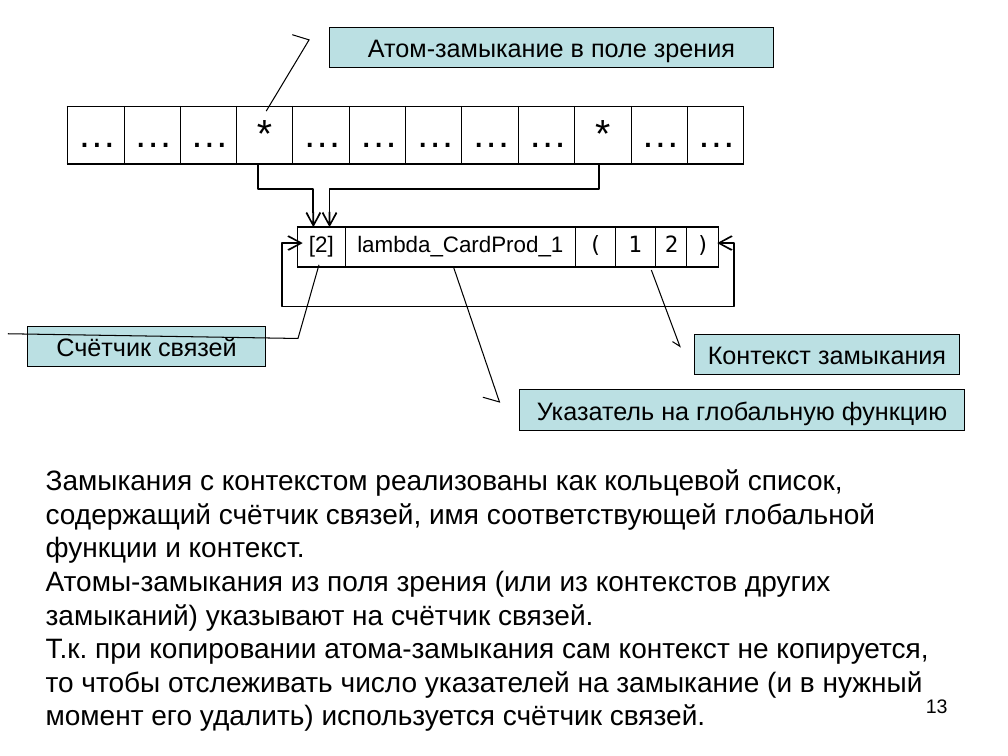
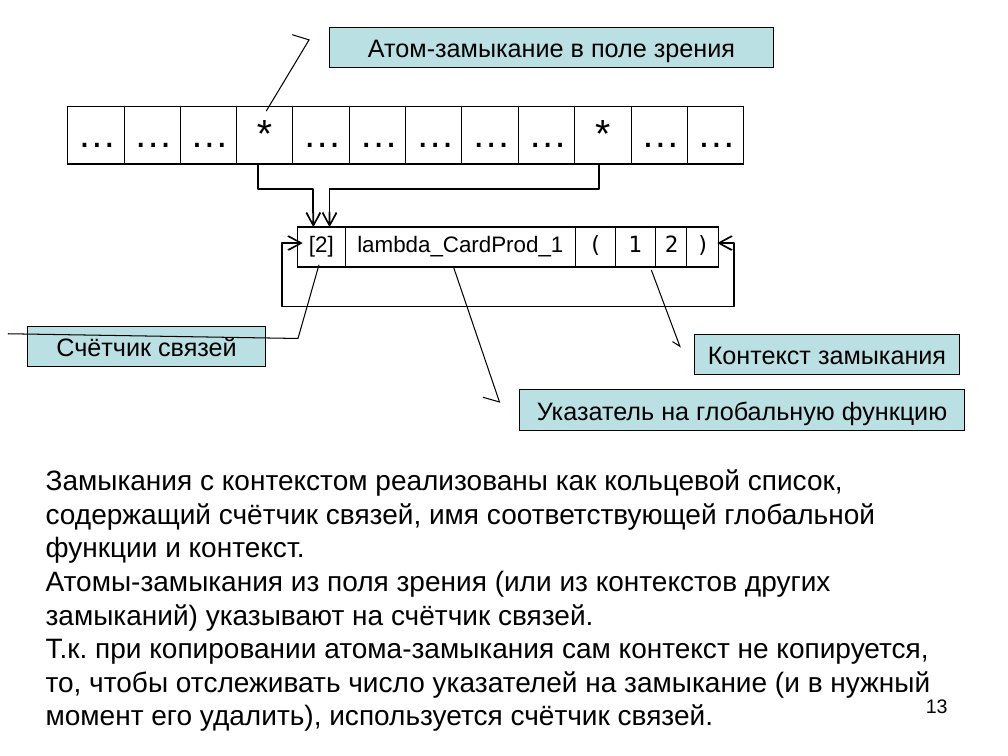
Before and after one commit to bmstu-iu9/refal-5-lambda, a slide deck: slide 13 of doc/Компилятор Простого Рефала.ppt. Drawn at 1008x756 pixels with LibreOffice and Linux fonts; fonts in the diff are those of the drawing. Boxes give left, top, right and bottom in pixels: in the first picture for what was removed or moved away, otherwise in the second. Text is boxed around its words. In the diff, an @@ line names an element or a change of style, - is before the commit and + after.

```diff
--- a/doc/Компилятор Простого Рефала.ppt
+++ b/doc/Компилятор Простого Рефала.ppt
@@ text at (46, 469, 930, 731): text changed @@
-Замыкания с контекстом реализованы как кольцевой список, содержащий счётчик связей, имя соответствующей глобальной функции и контекст.
-Атомы-замыкания из поля зрения (или из контекстов других замыканий) указывают на счётчик связей.
-Т.к. при копировании атома-замыкания сам контекст не копируется, то чтобы отслеживать число указателей на замыкание (и в нужный момент его удалить) используется счётчик связей.
+Замыкания с контекстом реализованы как кольцевой список, содержащий счётчик связей, имя соответствующей глобальной функции и контекст.
+Атомы-замыкания из поля зрения (или из контекстов других замыканий) указывают на счётчик связей.
+Т.к. при копировании атома-замыкания сам контекст не копируется, то, чтобы отслеживать число указателей на замыкание (и в нужный момент его удалить), используется счётчик связей.
```
Also in this commit, not shown: 6 other slides changed, 2 other files.
